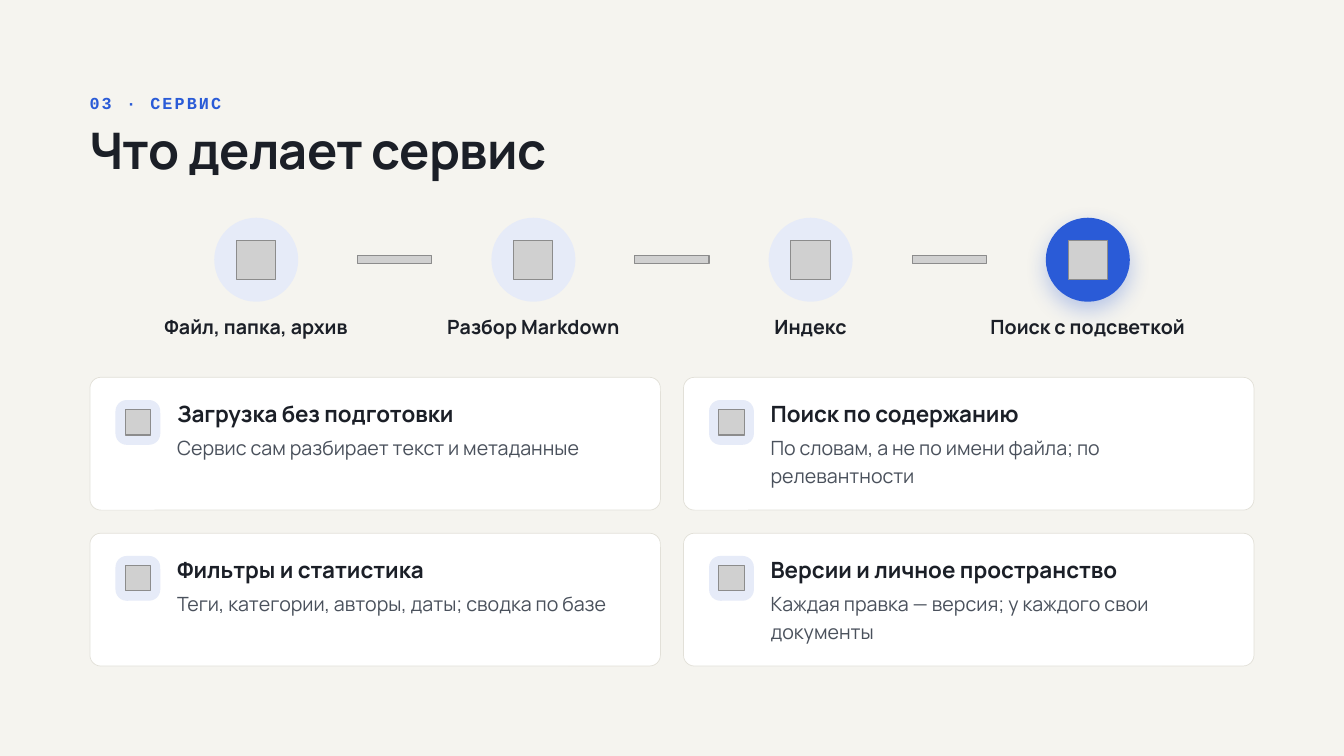
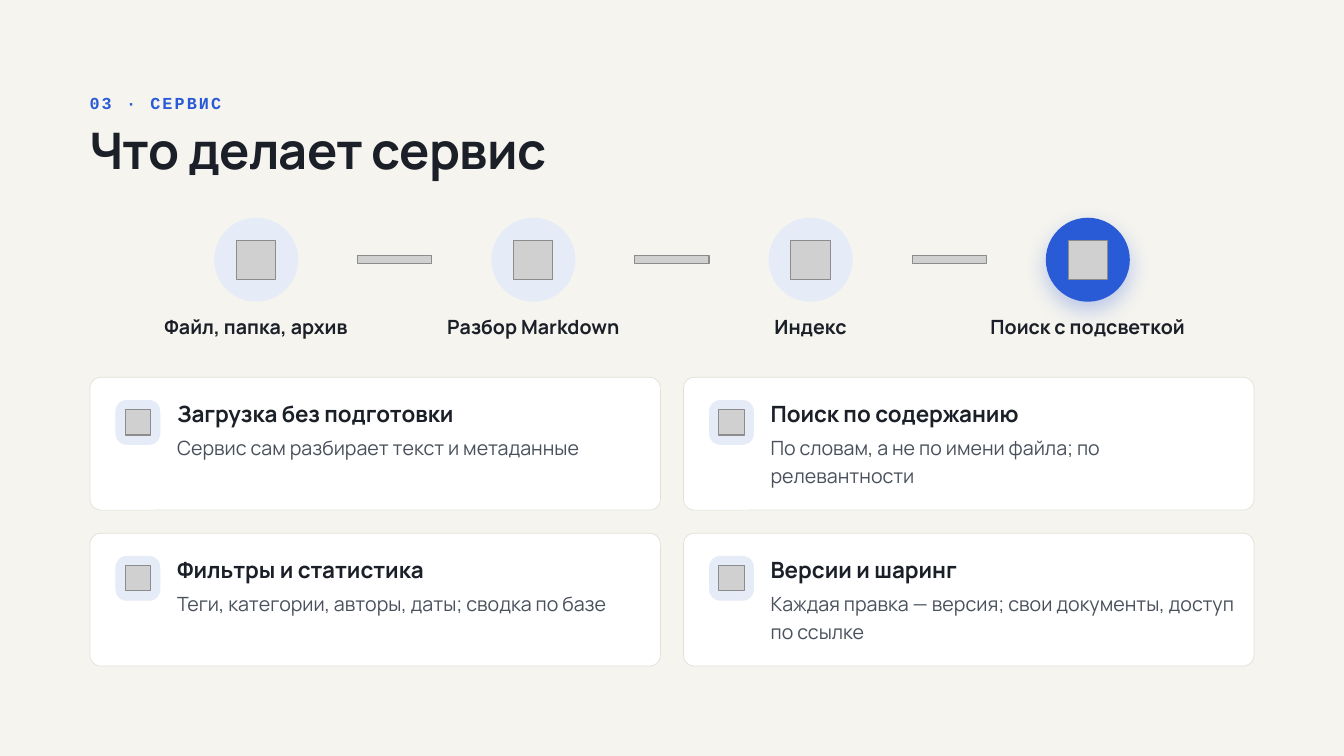
Before and after one commit to AlSovg/data-wiki, a slide deck: slide 3 of Data Wiki.pptx. Drawn at 1344x756 pixels with LibreOffice and Linux fonts; fonts in the diff are those of the drawing; grey boxes stand for pictures. Boxes give left, top, right and bottom in pixels: in the first picture for what was removed or moved away, otherwise in the second. Text is boxed around its words. In the diff, an @@ line names an element or a change of style, - is before the commit and + after.

```diff
--- a/Data Wiki.pptx
+++ b/Data Wiki.pptx
@@ text at [771, 562, 956, 584]: text changed @@
-Версии и личное пространство
+Версии и шаринг
@@ text at [771, 597, 1234, 640]: text changed @@
-Каждая правка — версия; у каждого свои документы
+Каждая правка — версия; свои документы, доступ по ссылке
```
Also in this commit, not shown: 2 other slides changed.
